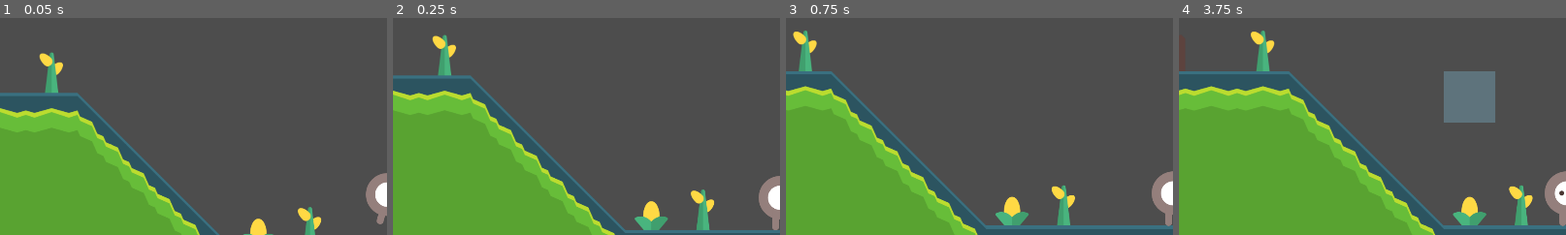
Above: before the commit, frames 1-4 (left to right).
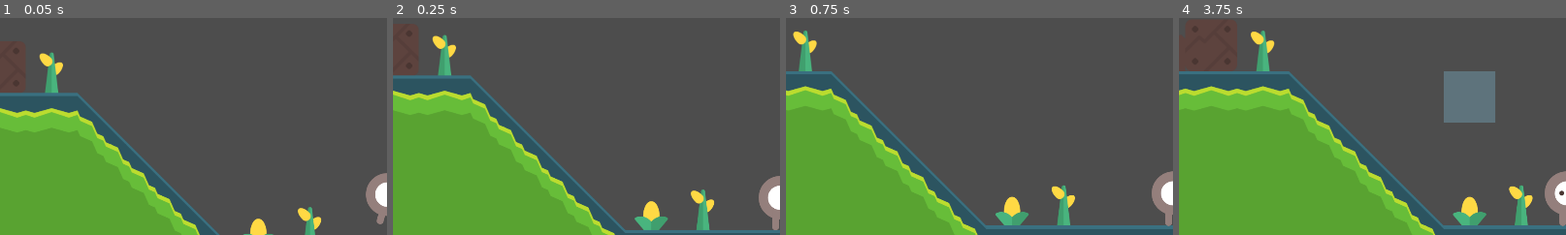
Above: after the commit, the same moments.

Repository: ichi-pg/godot-craft
Game: Godot game, scene res://main/main.tscn
The game is run twice, just before and just after one commit, with the same random seed, the same clock (stepped at 60 frames per second) and the same inputs. The engine's default icon, where the game draws it, is replaced by a stand-in: a white triangle on a blue panel in a dark square.
Inputs (mouse positions are % of the whole screen's width and height, from its top left):
- Up to frame 1 (0.05 s): no input
- Up to frame 2 (0.25 s): no input
- Up to frame 3 (0.75 s): tap Enter at 0.5 s; move the mouse to (45, 70) at 0.52 s; hold D (move_right) from 0.53 s (still down); hold Ctrl (pick_half, bound only before the commit) from 0.53 s (still down); click (45, 70) at 0.67 s
- Up to frame 4 (3.75 s): tap Space (jump) at 0.77, 2 s; release D (move_right) at 1.25 s; release Ctrl (pick_half, bound only before the commit) at 1.25 s; drag from (80, 65) to (50, 50) at 1.27 s; move the mouse to (20, 35) at 2.02 s; hold A (move_left) 2.03-2.75 s; hold Ctrl (pick_half, bound only before the commit) 2.03-2.75 s; tap Shift (dodge) at 2.1 s; click (20, 35) at 2.17 s; drag from (55, 50) to (20, 35) at 2.77 s; tap Enter at 3.5 s; move the mouse to (35, 25) at 3.52 s; hold A (move_left) from 3.53 s (still down); hold Mouse wheel up (hotbar_up) from 3.53 s (still down); click (35, 25) at 3.67 s
The pictures show only the part of the screen within x 0-50%, y 8-58%; the shares and areas given below are measured in that part.

The runs differ from the first frame. In frame 1, less than 0.1% of the frame differs, in the area x 3-6%, y 13-32%; in frame 2, less than 0.1%; in frame 3, nothing differs; in frame 4, 0.1%, in the area x 3-14%, y 3-22%.

Commit message:
Add chest

Diff:
--- /dev/null
+++ b/item/chest.gd
@@ -0,0 +1,15 @@
+extends ColorRect
+
+var chests = {}
+
+
+func _ready():
+	visible = false
+
+
+func _on_chest_opened(chest_id, capacity):
+	visible = not visible
+	if not chests.has(chest_id):
+		chests[chest_id] = {}
+		chests[chest_id].capacity = capacity
+	# TODO Subscribe erase chest.
--- /dev/null
+++ b/item/chest.tscn
@@ -0,0 +1,9 @@
+[gd_scene load_steps=2 format=3 uid="uid://b55yrhlj7w41m"]
+
+[ext_resource type="Script" path="res://item/chest.gd" id="1_lspit"]
+
+[node name="Chest" type="ColorRect"]
+offset_right = 40.0
+offset_bottom = 40.0
+script = ExtResource("1_lspit")
+metadata/_edit_group_ = true
--- a/item/hotbar.gd
+++ b/item/hotbar.gd
@@ -5,7 +5,7 @@
 signal item_pushed(category, item_id, amount)
 
 const Item = preload("res://item/item.tscn")
-const MAX_ITEMS = 10
+const CAPACITY = 10
 
 var select_index = 0
 
@@ -14,7 +14,7 @@
 
 
 func _ready():
-	for i in range(MAX_ITEMS):
+	for i in range(CAPACITY):
 		var item = Item.instantiate()
 		item.init_item_data(self, Common.ItemCategory.NULL, 0, 0)
 		item.swapped.connect(_on_item_swapped)
@@ -25,7 +25,8 @@
 
 
 func _input(event):
-	for i in range(MAX_ITEMS):
+	# NOTE Do only one which these actions.
+	for i in range(CAPACITY):
 		if event.is_action_pressed("hotbar_%d"%i):
 			select_item(i)
 			return
--- a/item/inventory.gd
+++ b/item/inventory.gd
@@ -7,7 +7,7 @@
 
 const Item = preload("res://item/item.tscn")
 
-var max_items = 30
+var capacity = 30
 
 @onready var container = $GridContainer
 
@@ -19,12 +19,12 @@
 
 
 func _input(event):
-	if event.is_action_pressed("toggle_inventory"):
+	if event.is_action_pressed("open_inventory"):
 		visible = not visible
 
 
 func add_item(category, item_id, amount):
-	if container.get_child_count() >= max_items:
+	if container.get_child_count() >= capacity:
 		overflowed.emit(category, item_id, amount)
 		return
 	var item = Item.instantiate()
@@ -35,7 +35,7 @@
 
 func remove_item(item):
 	assert(item.get_parent() == container)
-	# NOTE set zero is important when increment at the same time
+	# NOTE To set zero is important if increment at the same time.
 	item.set_item_data(Common.ItemCategory.NULL, 0, 0)
 	item.queue_free()
 	# HACK get_child_count is miss match?
--- a/item/item.gd
+++ b/item/item.gd
@@ -59,7 +59,7 @@
 		return null
 	var item = duplicate()
 	item.position -= size * 0.5
-	if Input.is_action_pressed("pick_half") and amount > 1:
+	if Input.is_action_pressed("drag_half") and amount > 1:
 		var half_amount = int(amount * 0.5)
 		set_item_data(category, item_id, amount - half_amount)
 		item.init_item_data(inventory, category, item_id, half_amount)
@@ -86,27 +86,27 @@
 
 
 static func drop_item(src, mid, dst):
-	# merge if same items
+	# NOTE Merge items if same.
 	if dst.category == mid.category and dst.item_id == mid.item_id:
 		dst.increment_amount(mid.amount)
 		return
-	# dst to somewhere
+	# NOTE Destination item move to other slot.
 	if dst.item_id:
 		swap_items(src, mid, dst)
-	# mid to dst
+	# NOTE Moved item overwrite destination slot.
 	dst.set_item_data(mid.category, mid.item_id, mid.amount)
 	dst.swapped.emit()
 
 
 static func swap_items(src, mid, dst):
-	# move from inventory
+	# NOTE All item's amount moved from inventory.
 	if not src:
 		mid.inventory.add_item(dst.category, dst.item_id, dst.amount)
 		return
-	# move from hotbar
+	# NOTE All item's amount moved from hotbar.
 	if not src.item_id:
 		src.set_item_data(dst.category, dst.item_id, dst.amount)
 		src.swapped.emit()
 		return
-	# split from somewhere
+	# NOTE Item divided from inventory or hotbar.
 	dst.inventory.add_item(dst.category, dst.item_id, dst.amount)
--- a/level/level.gd
+++ b/level/level.gd
@@ -4,6 +4,7 @@
 
 signal erased(tile_id)
 signal placed(tile_id)
+signal chest_opened(chest_id, capacity)
 
 var player_position = Vector2.ZERO
 var mouse_position = Vector2.ZERO
@@ -27,31 +28,69 @@
 
 
 func _input(event):
+	# NOTE Cursor control all block actions.
 	if not cursor.visible:
-		pass
-	elif event is InputEventMouseMotion:
+		return
+	# NOTE Can change target while other actions.
+	if event is InputEventMouseMotion:
 		mouse_position = viewport.get_mouse_position() - viewport.get_visible_rect().size * 0.5
 		update_target()
-	elif target_map_position == local_to_map(player_position):
-		pass
-	elif not event.is_action_pressed("destroy_block"):
-		pass
-		# TODO range
-	elif target_tile_id:
-		# TODO pickaxe
-		# TODO tile health
-		var fix_target_tile_id = target_tile_id
-		erase_cell(0, target_map_position)
-		update_target_tile(0)
-		erased.emit(fix_target_tile_id, map_to_local(target_map_position))
-		# TODO gravity
-	elif is_around_empty(target_map_position):
-		pass
-	elif select_tile_id:
-		var fix_select_tile_id = select_tile_id
-		set_cell(0, target_map_position, 1, Common.get_tile_coord(fix_select_tile_id))
-		update_target_tile(fix_select_tile_id)
-		placed.emit(fix_select_tile_id)
+	# NOTE Do only one which these actions.
+	if erase_block(event):
+		return
+	if place_block(event):
+		return
+	if interact_block(event):
+		return
+
+
+func erase_block(event):
+	if not event.is_action_pressed("erase_block"):
+		return false
+	if not target_tile_id:
+		return false
+	# TODO range
+	# TODO pickaxe
+	# TODO tile health
+	# TODO gravity
+	# TODO drop chest items
+	erased.emit(target_tile_id, map_to_local(target_map_position))
+	erase_cell(0, target_map_position)
+	update_target_tile(0)
+	return true
+
+
+func place_block(event):
+	if not event.is_action_pressed("place_block"):
+		return false
+	if target_tile_id:
+		return false
+	if not select_tile_id:
+		return false
+	if target_map_position == local_to_map(player_position):
+		return false
+	if is_around_empty(target_map_position):
+		return false
+	# TODO range
+	set_cell(0, target_map_position, 1, Common.get_tile_coord(select_tile_id))
+	update_target_tile(select_tile_id)
+	placed.emit(select_tile_id)
+	return true
+
+
+func interact_block(event):
+	if not event.is_action_pressed("interact_block"):
+		return false
+	var tile_data = get_cell_tile_data(0, target_map_position)
+	if not tile_data:
+		return false
+	var chest_capacity = tile_data.get_custom_data("chest_capacity")
+	if chest_capacity > 0:
+		# TODO Create chest ID.
+		chest_opened.emit(0, chest_capacity)
+		return true
+	# TODO Other tile types.
+	return false
 
 
 func is_around_empty(pos):
@@ -63,7 +102,7 @@
 		return false
 	if get_cell_tile_data(0, pos + Vector2i.DOWN):
 		return false
-	# TODO tile type
+	# TODO Check tile types.
 	return true
 
 
--- a/level/level.tres
+++ b/level/level.tres
@@ -672,27 +672,21 @@
 16:8/0 = 0
 16:8/0/physics_layer_0/linear_velocity = Vector2(0, 0)
 16:8/0/physics_layer_0/angular_velocity = 0.0
-16:8/0/physics_layer_0/polygon_0/points = PackedVector2Array(-64, -64, 64, -64, 64, 64, -64, 64)
 17:8/0 = 0
 17:8/0/physics_layer_0/linear_velocity = Vector2(0, 0)
 17:8/0/physics_layer_0/angular_velocity = 0.0
-17:8/0/physics_layer_0/polygon_0/points = PackedVector2Array(-64, -64, 64, -64, 64, 64, -64, 64)
 18:8/0 = 0
 18:8/0/physics_layer_0/linear_velocity = Vector2(0, 0)
 18:8/0/physics_layer_0/angular_velocity = 0.0
-18:8/0/physics_layer_0/polygon_0/points = PackedVector2Array(-64, -64, 64, -64, 64, 64, -64, 64)
 19:8/0 = 0
 19:8/0/physics_layer_0/linear_velocity = Vector2(0, 0)
 19:8/0/physics_layer_0/angular_velocity = 0.0
-19:8/0/physics_layer_0/polygon_0/points = PackedVector2Array(-64, -64, 64, -64, 64, 64, -64, 64)
 20:8/0 = 0
 20:8/0/physics_layer_0/linear_velocity = Vector2(0, 0)
 20:8/0/physics_layer_0/angular_velocity = 0.0
-20:8/0/physics_layer_0/polygon_0/points = PackedVector2Array(-64, -64, 64, -64, 64, 64, -64, 64)
 21:8/0 = 0
 21:8/0/physics_layer_0/linear_velocity = Vector2(0, 0)
 21:8/0/physics_layer_0/angular_velocity = 0.0
-21:8/0/physics_layer_0/polygon_0/points = PackedVector2Array(-64, -64, 64, -64, 64, 64, -64, 64)
 0:9/0 = 0
 0:9/0/physics_layer_0/linear_velocity = Vector2(0, 0)
 0:9/0/physics_layer_0/angular_velocity = 0.0
@@ -753,27 +747,23 @@
 16:9/0 = 0
 16:9/0/physics_layer_0/linear_velocity = Vector2(0, 0)
 16:9/0/physics_layer_0/angular_velocity = 0.0
-16:9/0/physics_layer_0/polygon_0/points = PackedVector2Array(-64, -64, 64, -64, 64, 64, -64, 64)
+16:9/0/custom_data_0 = 30
 17:9/0 = 0
 17:9/0/physics_layer_0/linear_velocity = Vector2(0, 0)
 17:9/0/physics_layer_0/angular_velocity = 0.0
-17:9/0/physics_layer_0/polygon_0/points = PackedVector2Array(-64, -64, 64, -64, 64, 64, -64, 64)
+17:9/0/custom_data_0 = 30
 18:9/0 = 0
 18:9/0/physics_layer_0/linear_velocity = Vector2(0, 0)
 18:9/0/physics_layer_0/angular_velocity = 0.0
-18:9/0/physics_layer_0/polygon_0/points = PackedVector2Array(-64, -64, 64, -64, 64, 64, -64, 64)
 19:9/0 = 0
 19:9/0/physics_layer_0/linear_velocity = Vector2(0, 0)
 19:9/0/physics_layer_0/angular_velocity = 0.0
-19:9/0/physics_layer_0/polygon_0/points = PackedVector2Array(-64, -64, 64, -64, 64, 64, -64, 64)
 20:9/0 = 0
 20:9/0/physics_layer_0/linear_velocity = Vector2(0, 0)
 20:9/0/physics_layer_0/angular_velocity = 0.0
-20:9/0/physics_layer_0/polygon_0/points = PackedVector2Array(-64, -64, 64, -64, 64, 64, -64, 64)
 21:9/0 = 0
 21:9/0/physics_layer_0/linear_velocity = Vector2(0, 0)
 21:9/0/physics_layer_0/angular_velocity = 0.0
-21:9/0/physics_layer_0/polygon_0/points = PackedVector2Array(-64, -64, 64, -64, 64, 64, -64, 64)
 0:10/0 = 0
 0:10/0/physics_layer_0/linear_velocity = Vector2(0, 0)
 0:10/0/physics_layer_0/angular_velocity = 0.0
@@ -822,19 +812,15 @@
 12:10/0 = 0
 12:10/0/physics_layer_0/linear_velocity = Vector2(0, 0)
 12:10/0/physics_layer_0/angular_velocity = 0.0
-12:10/0/physics_layer_0/polygon_0/points = PackedVector2Array(-64, -64, 64, -64, 64, 64, -64, 64)
 13:10/0 = 0
 13:10/0/physics_layer_0/linear_velocity = Vector2(0, 0)
 13:10/0/physics_layer_0/angular_velocity = 0.0
-13:10/0/physics_layer_0/polygon_0/points = PackedVector2Array(-64, -64, 64, -64, 64, 64, -64, 64)
 14:10/0 = 0
 14:10/0/physics_layer_0/linear_velocity = Vector2(0, 0)
 14:10/0/physics_layer_0/angular_velocity = 0.0
-14:10/0/physics_layer_0/polygon_0/points = PackedVector2Array(-64, -64, 64, -64, 64, 64, -64, 64)
 15:10/0 = 0
 15:10/0/physics_layer_0/linear_velocity = Vector2(0, 0)
 15:10/0/physics_layer_0/angular_velocity = 0.0
-15:10/0/physics_layer_0/polygon_0/points = PackedVector2Array(-64, -64, 64, -64, 64, 64, -64, 64)
 16:10/0 = 0
 16:10/0/physics_layer_0/linear_velocity = Vector2(0, 0)
 16:10/0/physics_layer_0/angular_velocity = 0.0
@@ -901,19 +887,15 @@
 12:11/0 = 0
 12:11/0/physics_layer_0/linear_velocity = Vector2(0, 0)
 12:11/0/physics_layer_0/angular_velocity = 0.0
-12:11/0/physics_layer_0/polygon_0/points = PackedVector2Array(-64, -64, 64, -64, 64, 64, -64, 64)
 13:11/0 = 0
 13:11/0/physics_layer_0/linear_velocity = Vector2(0, 0)
 13:11/0/physics_layer_0/angular_velocity = 0.0
-13:11/0/physics_layer_0/polygon_0/points = PackedVector2Array(-64, -64, 64, -64, 64, 64, -64, 64)
 14:11/0 = 0
 14:11/0/physics_layer_0/linear_velocity = Vector2(0, 0)
 14:11/0/physics_layer_0/angular_velocity = 0.0
-14:11/0/physics_layer_0/polygon_0/points = PackedVector2Array(-64, -64, 64, -64, 64, 64, -64, 64)
 15:11/0 = 0
 15:11/0/physics_layer_0/linear_velocity = Vector2(0, 0)
 15:11/0/physics_layer_0/angular_velocity = 0.0
-15:11/0/physics_layer_0/polygon_0/points = PackedVector2Array(-64, -64, 64, -64, 64, 64, -64, 64)
 16:11/0 = 0
 16:11/0/physics_layer_0/linear_velocity = Vector2(0, 0)
 16:11/0/physics_layer_0/angular_velocity = 0.0
@@ -948,4 +930,6 @@
 [resource]
 tile_size = Vector2i(128, 128)
 physics_layer_0/collision_layer = 1
+custom_data_layer_0/name = "chest_capacity"
+custom_data_layer_0/type = 2
 sources/1 = SubResource("TileSetAtlasSource_18dwv")
--- a/level/level.tscn
+++ b/level/level.tscn
@@ -6,7 +6,7 @@
 [node name="Level" type="TileMap"]
 tile_set = ExtResource("1_nldj6")
 format = 2
-layer_0/tile_data = PackedInt32Array(131065, 1, 9, 131066, 1 …(2047 unchanged characters)… , -131083, 589825, 9, -131081, 720897, 9)
+layer_0/tile_data = PackedInt32Array(131065, 1, 9, 131066, 1 …(2047 unchanged characters)… , -131083, 589825, 9, -131081, 720897, 9, -131080, 1048577, 9)
 script = ExtResource("2_lw7nl")
 metadata/_edit_group_ = true
 
--- a/main/hud.gd
+++ b/main/hud.gd
@@ -5,6 +5,7 @@
 signal hotbar_selected(category, item_id)
 signal player_picked_up(category, item_id, amount)
 signal level_placed(tile_id)
+signal chest_opened(chest_id, capacity)
 
 const Item = preload("res://item/item.tscn")
 
@@ -56,3 +57,7 @@
 
 func _on_level_placed(tile_id):
 	level_placed.emit(tile_id)
+
+
+func _on_chest_opened(chest_id, capacity):
+	chest_opened.emit(chest_id, capacity)
--- a/main/hud.tscn
+++ b/main/hud.tscn
@@ -1,9 +1,10 @@
-[gd_scene load_steps=5 format=3 uid="uid://d4d3qqthxg38a"]
+[gd_scene load_steps=6 format=3 uid="uid://d4d3qqthxg38a"]
 
 [ext_resource type="Script" path="res://main/hud.gd" id="1_0rmbr"]
 [ext_resource type="PackedScene" uid="uid://dplv5ybu5kawn" path="res://item/hotbar.tscn" id="2_87777"]
 [ext_resource type="PackedScene" uid="uid://lvfix7a3oquy" path="res://item/inventory.tscn" id="3_kjdmw"]
 [ext_resource type="Script" path="res://player/health.gd" id="4_dtne0"]
+[ext_resource type="PackedScene" uid="uid://b55yrhlj7w41m" path="res://item/chest.tscn" id="5_7jqsh"]
 
 [node name="HUD" type="CanvasLayer"]
 script = ExtResource("1_0rmbr")
@@ -13,6 +14,8 @@
 
 [node name="Inventory" parent="." instance=ExtResource("3_kjdmw")]
 metadata/_edit_use_anchors_ = true
+
+[node name="Chest" parent="." instance=ExtResource("5_7jqsh")]
 
 [node name="Health" type="ProgressBar" parent="."]
 offset_left = 16.0
@@ -25,6 +28,7 @@
 metadata/_edit_group_ = true
 metadata/_edit_use_anchors_ = true
 
+[connection signal="chest_opened" from="." to="Chest" method="_on_chest_opened"]
 [connection signal="level_placed" from="." to="Hotbar" method="_on_level_placed"]
 [connection signal="player_picked_up" from="." to="Hotbar" method="_on_player_picked_up"]
 [connection signal="item_pushed" from="Hotbar" to="Inventory" method="_on_hotbar_item_pushed"]
--- a/main/main.gd
+++ b/main/main.gd
@@ -28,3 +28,5 @@
 # HACK how to check unlinked signals
 # HACK resolve warnings
 # HACK refactor type safe
+# HACK max_items and max_amount vs capacity
+# HACK pass and elif
--- a/main/main.tscn
+++ b/main/main.tscn
@@ -11,6 +11,7 @@
 
 [node name="HUD" parent="." instance=ExtResource("6_ekvqr")]
 
+[connection signal="chest_opened" from="World" to="HUD" method="_on_chest_opened"]
 [connection signal="level_placed" from="World" to="HUD" method="_on_level_placed"]
 [connection signal="player_picked_up" from="World" to="HUD" method="_on_player_picked_up"]
 [connection signal="focused" from="HUD" to="World" method="_on_hud_focused"]
--- a/main/world.gd
+++ b/main/world.gd
@@ -4,6 +4,7 @@
 signal hud_focused(is_focus)
 signal hotbar_selected(category, item_id)
 signal level_placed(tile_id)
+signal chest_opened(chest_id, capacity)
 
 const Drop = preload("res://item/drop.tscn")
 
@@ -45,3 +46,7 @@
 
 func _on_level_placed(tile_id):
 	level_placed.emit(tile_id)
+
+
+func _on_chest_opened(chest_id, capacity):
+	chest_opened.emit(chest_id, capacity)
--- a/main/world.tscn
+++ b/main/world.tscn
@@ -18,6 +18,7 @@
 
 [connection signal="hotbar_selected" from="." to="Level" method="_on_hotbar_selected"]
 [connection signal="hud_focused" from="." to="Level" method="_on_hud_focused"]
+[connection signal="chest_opened" from="Level" to="." method="_on_chest_opened"]
 [connection signal="erased" from="Level" to="." method="_on_level_erased"]
 [connection signal="placed" from="Level" to="." method="_on_level_placed"]
 [connection signal="moved" from="Player" to="Level" method="_on_player_moved"]
--- a/project.godot
+++ b/project.godot
@@ -131,17 +131,17 @@
 "events": [Object(InputEventKey,"resource_local_to_scene":false,"resource_name":"","device":-1,"window_id":0,"alt_pressed":false,"shift_pressed":false,"ctrl_pressed":false,"meta_pressed":false,"pressed":false,"keycode":48,"physical_keycode":0,"key_label":0,"unicode":48,"echo":false,"script":null)
 ]
 }
-toggle_inventory={
+open_inventory={
 "deadzone": 0.5,
 "events": [Object(InputEventKey,"resource_local_to_scene":false,"resource_name":"","device":-1,"window_id":0,"alt_press …(182 unchanged characters)…
 ]
 }
-pick_half={
+drag_half={
 "deadzone": 0.5,
 "events": [Object(InputEventKey,"resource_local_to_scene":false,"resource_name":"","device":-1,"window_id":0,"alt_press …(182 unchanged characters)…
 ]
 }
-destroy_block={
+erase_block={
 "deadzone": 0.5,
 "events": [Object(InputEventMouseButton,"resource_local_to_scene":false,"resource_name":"","device":-1,"window_id":0,"a …(256 unchanged characters)…
 ]
@@ -156,6 +156,16 @@
 "events": [Object(InputEventMouseButton,"resource_local_to_scene":false,"resource_name":"","device":-1,"window_id":0,"a …(256 unchanged characters)…
 ]
 }
+place_block={
+"deadzone": 0.5,
+"events": [Object(InputEventMouseButton,"resource_local_to_scene":false,"resource_name":"","device":-1,"window_id":0,"alt_pressed":false,"shift_pressed":false,"ctrl_pressed":false,"meta_pressed":false,"button_mask":1,"position":Vector2(173, 13),"global_position":Vector2(177, 54),"factor":1.0,"button_index":1,"canceled":false,"pressed":true,"double_click":false,"script":null)
+]
+}
+interact_block={
+"deadzone": 0.5,
+"events": [Object(InputEventMouseButton,"resource_local_to_scene":false,"resource_name":"","device":-1,"window_id":0,"alt_pressed":false,"shift_pressed":false,"ctrl_pressed":false,"meta_pressed":false,"button_mask":2,"position":Vector2(155, 24),"global_position":Vector2(159, 65),"factor":1.0,"button_index":2,"canceled":false,"pressed":true,"double_click":false,"script":null)
+]
+}
 
 [physics]
 
